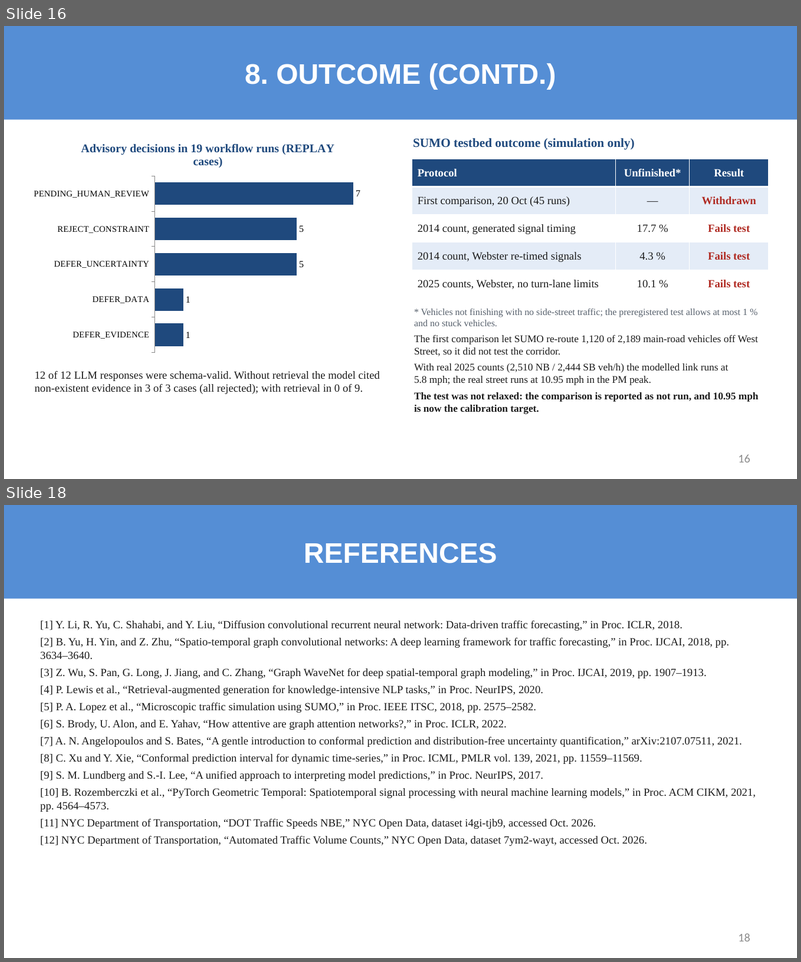
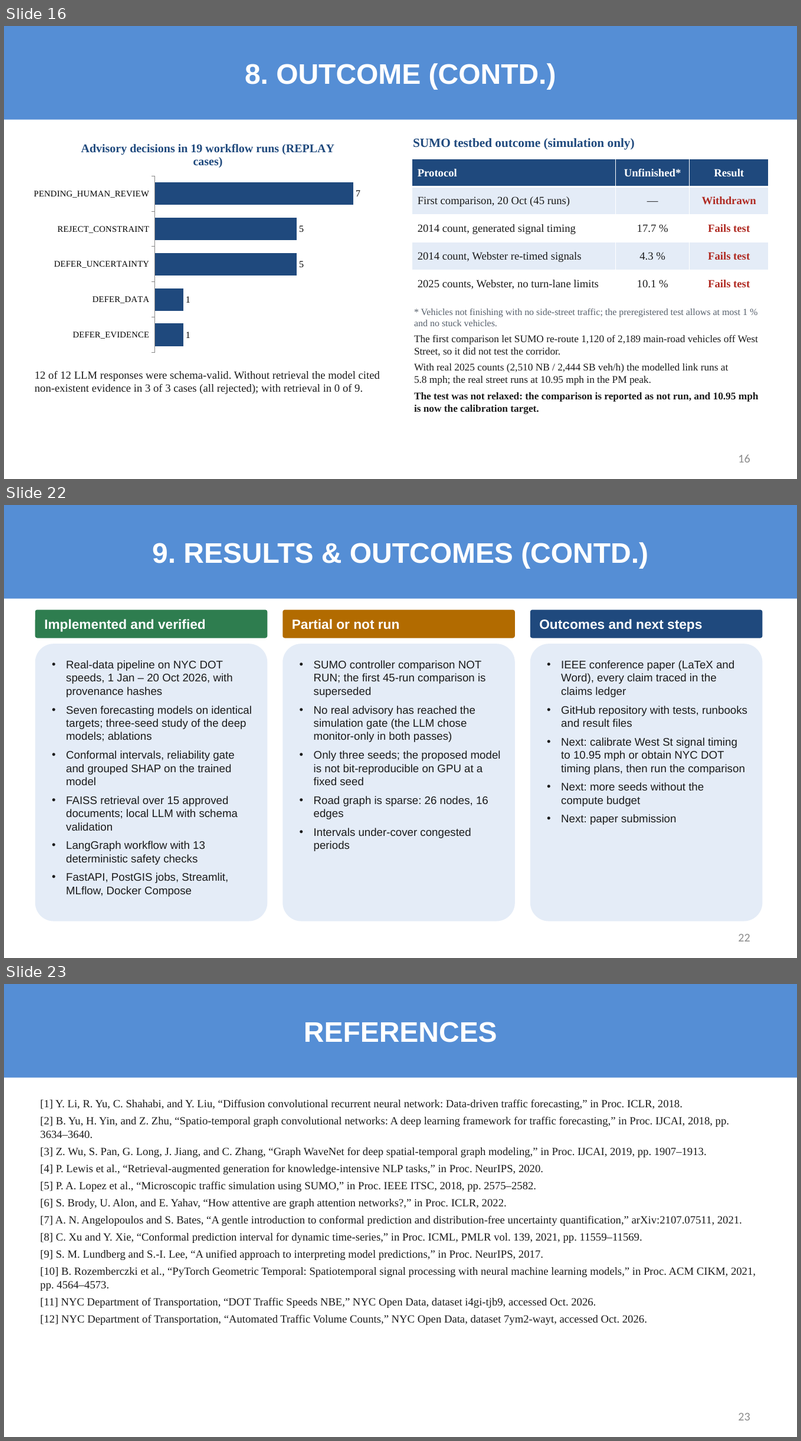
Before and after one commit to sricharansk/Major-Project, a slide deck: presentation/Final_Review_S_K_Sricharan_25MML1010.pptx. Shown one above the other, each under a label of ours: slides 16 and 18 before the commit, slides 16, 22 and 23 after it; the slides between them are not shown. The pictures are 801x962 and 801x1441 pixels, drawn with LibreOffice and Linux fonts; fonts in the diff are those of the drawing. Boxes give left, top, right and bottom in pixels: in the first picture for what was removed or moved away, otherwise in the second. Text is boxed around its words. In the diff, an @@ line names an element or a change of style, - is before the commit and + after.

```diff
--- a/presentation/Final_Review_S_K_Sricharan_25MML1010.pptx
+++ b/presentation/Final_Review_S_K_Sricharan_25MML1010.pptx
@@ slide 22 added at [4, 505, 797, 958], background #FFFFFF @@
@@ title added at [4, 505, 797, 598], fill #558ED5, 36 pt, text #FFFFFF, bold @@
+9. RESULTS & OUTCOMES (CONTD.)
@@ rounded rectangle added at [35, 610, 267, 638], fill #2E7D4F, 17 pt, text #FFFFFF, bold @@
+Implemented and verified
@@ rounded rectangle added at [282, 610, 515, 638], fill #B26B00, 17 pt, text #FFFFFF, bold @@
+Partial or not run
@@ rounded rectangle added at [530, 610, 762, 638], fill #1F497D, 17 pt, text #FFFFFF, bold @@
+Outcomes and next steps
@@ rounded rectangle added at [35, 644, 267, 922], fill #E4ECF7, 14 pt, text #1A1A1A @@
+• Real-data pipeline on NYC DOT speeds, 1 Jan – 20 Oct 2026, with provenance hashes
+• Seven forecasting models on identical targets; three-seed study of the deep models; ablations
+• Conformal intervals, reliability gate and grouped SHAP on the trained model
+• FAISS retrieval over 15 approved documents; local LLM with schema validation
+• LangGraph workflow with 13 deterministic safety checks
+• FastAPI, PostGIS jobs, Streamlit, MLflow, Docker Compose
@@ rounded rectangle added at [282, 644, 515, 922], fill #E4ECF7, 14 pt, text #1A1A1A @@
+• SUMO controller comparison NOT RUN; the first 45-run comparison is superseded
+• No real advisory has reached the simulation gate (the LLM chose monitor-only in both passes)
+• Only three seeds; the proposed model is not bit-reproducible on GPU at a fixed seed
+• Road graph is sparse: 26 nodes, 16 edges
+• Intervals under-cover congested periods
@@ rounded rectangle added at [530, 644, 762, 922], fill #E4ECF7, 14 pt, text #1A1A1A @@
+• IEEE conference paper (LaTeX and Word), every claim traced in the claims ledger
+• GitHub repository with tests, runbooks and result files
+• Next: calibrate West St signal timing to 10.95 mph or obtain NYC DOT timing plans, then run the comparison
+• Next: more seeds without the compute budget
+• Next: paper submission
@@ page number added at [738, 934, 750, 942], 15 pt, text #8C8C8C @@
+22
@@ what was slide 18 is now slide 23 @@
@@ page number at [738, 1413, 750, 1421]: text changed @@
-18
+23
```
Also in this commit, not shown: 2 slides changed, 5 other slides added, 1 slide removed, 15 other files.
